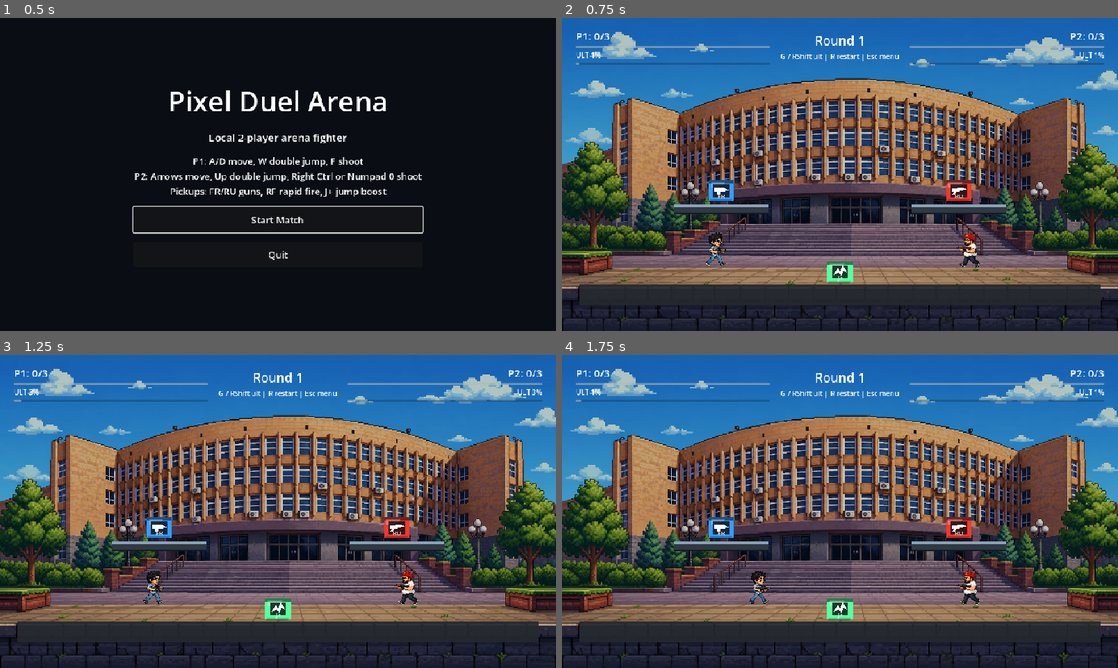
Above: before the commit, frames 1-4 (two rows, left to right).
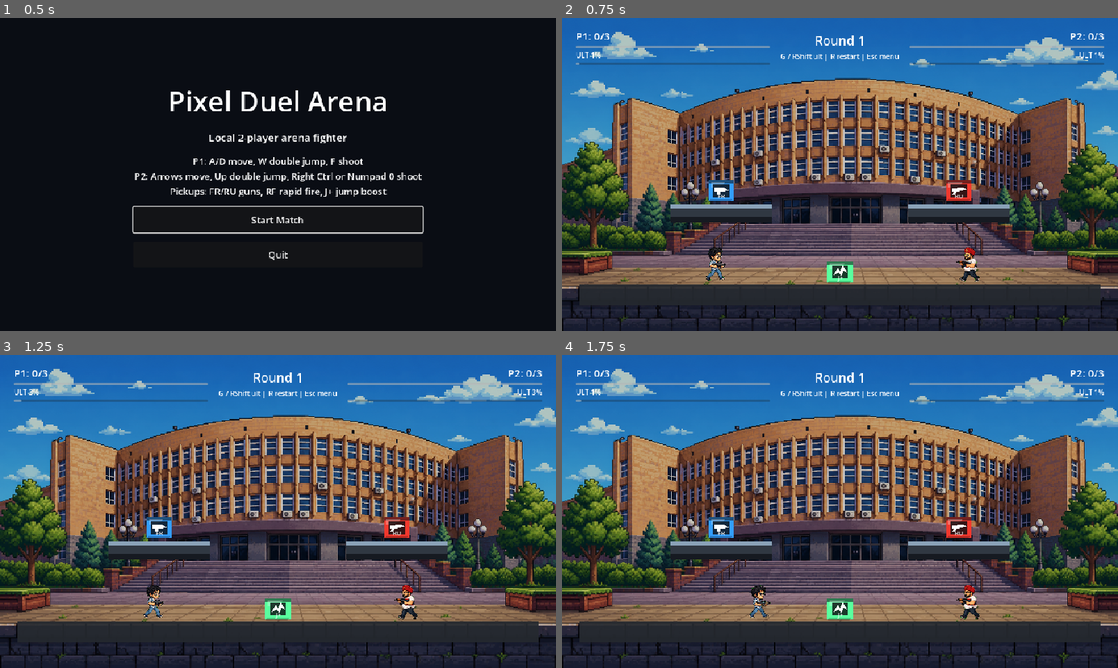
Above: after the commit, the same moments.

Repository: markkarimyan/gamedev
Game: Godot game, scene res://scenes/MainMenu.tscn
Same seed, same stepped clock (60 frames per second), same inputs: the game is played once before the commit and once after it.
Inputs:
- Up to frame 1 (0.5 s): no input
- Up to frame 2 (0.75 s): click "Start Match" at 0.5 s
- Up to frame 3 (1.25 s): no input
- Up to frame 4 (1.75 s): tap Enter at 1.25 s; hold D from 1.28 s (still down); tap R at 1.35 s; tap Space at 1.52 s

Frame 1 is identical in both runs. In frame 2, 1.5% of the frame differs, in the area x 19-81%, y 59-85%; in frame 3, 1.5%; in frame 4, 1.5%.

Commit message:
Fix arena platform and player visual alignment

Diff:
--- a/scenes/Player.tscn
+++ b/scenes/Player.tscn
@@ -18,7 +18,7 @@
 [node name="FullSprite" type="Sprite2D" parent="."]
 unique_name_in_owner = true
 material = SubResource("ShaderMaterial_chroma")
-position = Vector2(0, -58)
+position = Vector2(0, -33)
 scale = Vector2(0.09, 0.09)
 hframes = 4
 
@@ -28,12 +28,12 @@
 
 [node name="Muzzle" type="Marker2D" parent="."]
 unique_name_in_owner = true
-position = Vector2(42, -76)
+position = Vector2(42, -51)
 
 [node name="MuzzleFlash" type="Polygon2D" parent="."]
 unique_name_in_owner = true
 visible = false
-position = Vector2(50, -76)
+position = Vector2(50, -51)
 polygon = PackedVector2Array(0, -10, 18, -4, 31, 0, 18, 4, 0, 10, 7, 0)
 color = Color(1, 0.415686, 0.0980392, 0.9)
 
--- a/scenes/arenas/CampusArena.tscn
+++ b/scenes/arenas/CampusArena.tscn
@@ -79,24 +79,24 @@
 shape = SubResource("RectangleShape2D_platform")
 
 [node name="PlatformLeftVisual" type="ColorRect" parent="GameplayGeometry/Platforms/PlatformLeft"]
-offset_left = -82.0
+offset_left = -88.0
 offset_top = -9.0
-offset_right = 82.0
-offset_bottom = 9.0
+offset_right = 88.0
+offset_bottom = 23.0
 color = Color(0.188235, 0.219608, 0.258824, 1)
 
 [node name="PlatformLeftTop" type="ColorRect" parent="GameplayGeometry/Platforms/PlatformLeft"]
-offset_left = -82.0
+offset_left = -88.0
 offset_top = -9.0
-offset_right = 82.0
-offset_bottom = -3.0
+offset_right = 88.0
+offset_bottom = -1.0
 color = Color(0.541176, 0.635294, 0.721569, 1)
 
 [node name="PlatformLeftEdge" type="ColorRect" parent="GameplayGeometry/Platforms/PlatformLeft"]
-offset_left = -82.0
-offset_top = 5.0
-offset_right = 82.0
-offset_bottom = 9.0
+offset_left = -88.0
+offset_top = 13.0
+offset_right = 88.0
+offset_bottom = 23.0
 color = Color(0.0470588, 0.0588235, 0.0784314, 0.72)
 
 [node name="PlatformRight" type="StaticBody2D" parent="GameplayGeometry/Platforms"]
@@ -106,24 +106,24 @@
 shape = SubResource("RectangleShape2D_platform")
 
 [node name="PlatformRightVisual" type="ColorRect" parent="GameplayGeometry/Platforms/PlatformRight"]
-offset_left = -82.0
+offset_left = -88.0
 offset_top = -9.0
-offset_right = 82.0
-offset_bottom = 9.0
+offset_right = 88.0
+offset_bottom = 23.0
 color = Color(0.188235, 0.219608, 0.258824, 1)
 
 [node name="PlatformRightTop" type="ColorRect" parent="GameplayGeometry/Platforms/PlatformRight"]
-offset_left = -82.0
+offset_left = -88.0
 offset_top = -9.0
-offset_right = 82.0
-offset_bottom = -3.0
+offset_right = 88.0
+offset_bottom = -1.0
 color = Color(0.541176, 0.635294, 0.721569, 1)
 
 [node name="PlatformRightEdge" type="ColorRect" parent="GameplayGeometry/Platforms/PlatformRight"]
-offset_left = -82.0
-offset_top = 5.0
-offset_right = 82.0
-offset_bottom = 9.0
+offset_left = -88.0
+offset_top = 13.0
+offset_right = 88.0
+offset_bottom = 23.0
 color = Color(0.0470588, 0.0588235, 0.0784314, 0.72)
 
 [node name="Spawns" type="Node2D" parent="."]
--- a/scenes/arenas/CourtyardArena.tscn
+++ b/scenes/arenas/CourtyardArena.tscn
@@ -83,10 +83,10 @@
 shape = SubResource("RectangleShape2D_platform_small")
 
 [node name="PlatformLeftHighVisual" type="ColorRect" parent="GameplayGeometry/Platforms/PlatformLeftHigh"]
-offset_left = -68.0
+offset_left = -74.0
 offset_top = -9.0
-offset_right = 68.0
-offset_bottom = 9.0
+offset_right = 74.0
+offset_bottom = 23.0
 color = Color(0.309804, 0.207843, 0.133333, 1)
 
 [node name="PlatformCenter" type="StaticBody2D" parent="GameplayGeometry/Platforms"]
@@ -96,10 +96,10 @@
 shape = SubResource("RectangleShape2D_platform_wide")
 
 [node name="PlatformCenterVisual" type="ColorRect" parent="GameplayGeometry/Platforms/PlatformCenter"]
-offset_left = -105.0
+offset_left = -113.0
 offset_top = -9.0
-offset_right = 105.0
-offset_bottom = 9.0
+offset_right = 113.0
+offset_bottom = 23.0
 color = Color(0.337255, 0.235294, 0.156863, 1)
 
 [node name="PlatformRightHigh" type="StaticBody2D" parent="GameplayGeometry/Platforms"]
@@ -109,10 +109,10 @@
 shape = SubResource("RectangleShape2D_platform_small")
 
 [node name="PlatformRightHighVisual" type="ColorRect" parent="GameplayGeometry/Platforms/PlatformRightHigh"]
-offset_left = -68.0
+offset_left = -74.0
 offset_top = -9.0
-offset_right = 68.0
-offset_bottom = 9.0
+offset_right = 74.0
+offset_bottom = 23.0
 color = Color(0.309804, 0.207843, 0.133333, 1)
 
 [node name="Spawns" type="Node2D" parent="."]
--- a/scenes/arenas/RooftopArena.tscn
+++ b/scenes/arenas/RooftopArena.tscn
@@ -7,10 +7,10 @@
 size = Vector2(900, 36)
 
 [sub_resource type="RectangleShape2D" id="RectangleShape2D_platform_wide"]
-size = Vector2(260, 18)
+size = Vector2(260, 20)
 
 [sub_resource type="RectangleShape2D" id="RectangleShape2D_platform_small"]
-size = Vector2(128, 18)
+size = Vector2(128, 20)
 
 [sub_resource type="RectangleShape2D" id="RectangleShape2D_wall"]
 size = Vector2(28, 340)
@@ -77,16 +77,16 @@
 [node name="Platforms" type="Node2D" parent="GameplayGeometry"]
 
 [node name="PlatformLeftLow" type="StaticBody2D" parent="GameplayGeometry/Platforms"]
-position = Vector2(250, 384)
+position = Vector2(300, 382)
 
 [node name="PlatformLeftLowShape" type="CollisionShape2D" parent="GameplayGeometry/Platforms/PlatformLeftLow"]
 shape = SubResource("RectangleShape2D_platform_small")
 
 [node name="PlatformLeftLowVisual" type="ColorRect" parent="GameplayGeometry/Platforms/PlatformLeftLow"]
-offset_left = -64.0
-offset_top = -9.0
-offset_right = 64.0
-offset_bottom = 9.0
+offset_left = -72.0
+offset_top = -10.0
+offset_right = 72.0
+offset_bottom = 26.0
 color = Color(0.12549, 0.2, 0.223529, 1)
 
 [node name="PlatformCenterHigh" type="StaticBody2D" parent="GameplayGeometry/Platforms"]
@@ -96,32 +96,32 @@
 shape = SubResource("RectangleShape2D_platform_wide")
 
 [node name="PlatformCenterHighVisual" type="ColorRect" parent="GameplayGeometry/Platforms/PlatformCenterHigh"]
-offset_left = -130.0
-offset_top = -9.0
-offset_right = 130.0
-offset_bottom = 9.0
+offset_left = -138.0
+offset_top = -10.0
+offset_right = 138.0
+offset_bottom = 26.0
 color = Color(0.141176, 0.239216, 0.266667, 1)
 
 [node name="PlatformRightLow" type="StaticBody2D" parent="GameplayGeometry/Platforms"]
-position = Vector2(710, 384)
+position = Vector2(660, 382)
 
 [node name="PlatformRightLowShape" type="CollisionShape2D" parent="GameplayGeometry/Platforms/PlatformRightLow"]
 shape = SubResource("RectangleShape2D_platform_small")
 
 [node name="PlatformRightLowVisual" type="ColorRect" parent="GameplayGeometry/Platforms/PlatformRightLow"]
-offset_left = -64.0
-offset_top = -9.0
-offset_right = 64.0
-offset_bottom = 9.0
+offset_left = -72.0
+offset_top = -10.0
+offset_right = 72.0
+offset_bottom = 26.0
 color = Color(0.12549, 0.2, 0.223529, 1)
 
 [node name="Spawns" type="Node2D" parent="."]
 
 [node name="P1Spawn" type="Marker2D" parent="Spawns"]
-position = Vector2(245, 446)
+position = Vector2(170, 446)
 
 [node name="P2Spawn" type="Marker2D" parent="Spawns"]
-position = Vector2(715, 446)
+position = Vector2(790, 446)
 
 [node name="Pickups" type="Node2D" parent="."]
 z_index = 5
--- a/scripts/player.gd
+++ b/scripts/player.gd
@@ -24,6 +24,8 @@
 const COFFEE_SHOOT_COOLDOWN_MULTIPLIER := 0.58
 const COFFEE_CRASH_SPEED_MULTIPLIER := 0.62
 const BULLET_SCENE := preload("res://scenes/Bullet.tscn")
+const SPRITE_BASE_POSITION := Vector2(0, -33)
+const MUZZLE_Y := -51.0
 
 @export var player_id := 1
 @export var body_color := Color("3aa7ff")
@@ -119,7 +121,7 @@
 	coffee_overdrive_left = 0.0
 	coffee_crash_left = 0.0
 	_set_muzzle_fire_visible(false)
-	full_sprite.position = Vector2(0, -58)
+	full_sprite.position = SPRITE_BASE_POSITION
 	full_sprite.rotation = 0.0
 	full_sprite.frame = 0
 	previous_shoot_pressed = false
@@ -258,9 +260,9 @@
 func _update_facing() -> void:
 	full_sprite.flip_h = facing != start_facing
 	muzzle.position.x = 42.0 * facing
-	muzzle.position.y = -76.0
+	muzzle.position.y = MUZZLE_Y
 	muzzle_flash.position.x = 50.0 * facing
-	muzzle_flash.position.y = -76.0
+	muzzle_flash.position.y = MUZZLE_Y
 	muzzle_flash.scale.x = facing
 	muzzle_flash_core.position = muzzle_flash.position
 	muzzle_flash_core.scale.x = facing
@@ -269,7 +271,7 @@
 
 
 func _animate_sprite(delta: float, direction: float) -> void:
-	var base_position := Vector2(0, -58)
+	var base_position := SPRITE_BASE_POSITION
 	if controls_enabled and abs(direction) > 0.0 and is_on_floor():
 		walk_frame_time += delta
 		full_sprite.frame = int(walk_frame_time * 10.0) % 4
--- a/tests/ultimate_system_test.gd
+++ b/tests/ultimate_system_test.gd
@@ -2,11 +2,23 @@
 
 const GAME_SCENE := preload("res://scenes/Game.tscn")
 const BULLET_SCENE := preload("res://scenes/Bullet.tscn")
+const ARENA_SCENES: Array[PackedScene] = [
+	preload("res://scenes/arenas/CampusArena.tscn"),
+	preload("res://scenes/arenas/CourtyardArena.tscn"),
+	preload("res://scenes/arenas/RooftopArena.tscn"),
+]
+const PLAYER_COLLISION_SIZE := Vector2(42, 86)
+const PLAYER_COLLISION_OFFSET := Vector2(0, -43)
+const PLATFORM_VISUAL_HORIZONTAL_PADDING := 6.0
+const PLATFORM_VISUAL_BOTTOM_PADDING := 12.0
+const PLATFORM_TOP_ALIGNMENT_TOLERANCE := 0.1
 
 var _failures := 0
 
 func _initialize() -> void:
 	await _test_arena_uses_authored_reusable_structure()
+	await _test_player_sprite_feet_align_with_collision_feet()
+	await _test_authored_arena_platforms_match_collision_and_clear_spawns()
 	await _test_match_randomizes_authored_arenas_between_rounds()
 	await _test_players_gain_ultimate_charge_during_active_round()
 	await _test_players_gain_ultimate_charge_from_combat()
@@ -38,6 +50,55 @@
 	await process_frame
 
 
+func _test_player_sprite_feet_align_with_collision_feet() -> void:
+	var game := GAME_SCENE.instantiate()
+	root.add_child(game)
+	await process_frame
+
+	for player: Player in [game.get_node("%Player1"), game.get_node("%Player2")]:
+		var full_sprite: Sprite2D = player.get_node("%FullSprite")
+		var sprite_bottom := full_sprite.global_position.y + full_sprite.texture.get_height() * full_sprite.scale.y * 0.5
+		_assert_true(absf(sprite_bottom - player.global_position.y) <= 1.0, "Player %d sprite feet align with collision feet" % player.player_id)
+
+	game.queue_free()
+	await process_frame
+
+
+func _test_authored_arena_platforms_match_collision_and_clear_spawns() -> void:
+	for arena_scene in ARENA_SCENES:
+		var arena := arena_scene.instantiate()
+		root.add_child(arena)
+		await process_frame
+
+		var p1_spawn: Marker2D = arena.get_node("Spawns/P1Spawn")
+		var p2_spawn: Marker2D = arena.get_node("Spawns/P2Spawn")
+		var spawn_rects := [
+			_player_rect_at_spawn(p1_spawn.global_position),
+			_player_rect_at_spawn(p2_spawn.global_position),
+		]
+
+		for platform: StaticBody2D in arena.get_node("GameplayGeometry/Platforms").get_children():
+			var shape_node := _first_child_of_type(platform, CollisionShape2D) as CollisionShape2D
+			var visual := _first_child_of_type(platform, ColorRect) as ColorRect
+			if shape_node == null or not shape_node.shape is RectangleShape2D:
+				continue
+
+			var shape_size := (shape_node.shape as RectangleShape2D).size
+			var platform_rect := Rect2(shape_node.global_position - shape_size * 0.5, shape_size)
+			if visual != null:
+				var visual_rect := Rect2(visual.global_position, visual.size)
+				_assert_true(visual_rect.position.x <= platform_rect.position.x - PLATFORM_VISUAL_HORIZONTAL_PADDING, "%s visual extends past the left side of its hitbox" % platform.name)
+				_assert_true(visual_rect.end.x >= platform_rect.end.x + PLATFORM_VISUAL_HORIZONTAL_PADDING, "%s visual extends past the right side of its hitbox" % platform.name)
+				_assert_true(absf(visual_rect.position.y - platform_rect.position.y) <= PLATFORM_TOP_ALIGNMENT_TOLERANCE, "%s visual top aligns with its hitbox top" % platform.name)
+				_assert_true(visual_rect.end.y >= platform_rect.end.y + PLATFORM_VISUAL_BOTTOM_PADDING, "%s visual bottom extends below its hitbox" % platform.name)
+
+			for spawn_rect in spawn_rects:
+				_assert_true(not spawn_rect.intersects(platform_rect), "%s spawn areas are clear of platform hitboxes" % arena.name)
+
+		arena.queue_free()
+		await process_frame
+
+
 func _test_match_randomizes_authored_arenas_between_rounds() -> void:
 	var game := GAME_SCENE.instantiate()
 	root.add_child(game)
@@ -332,6 +393,17 @@
 	await create_timer(seconds).timeout
 
 
+func _player_rect_at_spawn(spawn_position: Vector2) -> Rect2:
+	return Rect2(spawn_position + PLAYER_COLLISION_OFFSET - PLAYER_COLLISION_SIZE * 0.5, PLAYER_COLLISION_SIZE)
+
+
+func _first_child_of_type(parent: Node, type: Variant) -> Node:
+	for child in parent.get_children():
+		if is_instance_of(child, type):
+			return child
+	return null
+
+
 func _assert_true(condition: bool, message: String) -> void:
 	if condition:
 		print("PASS: %s" % message)
